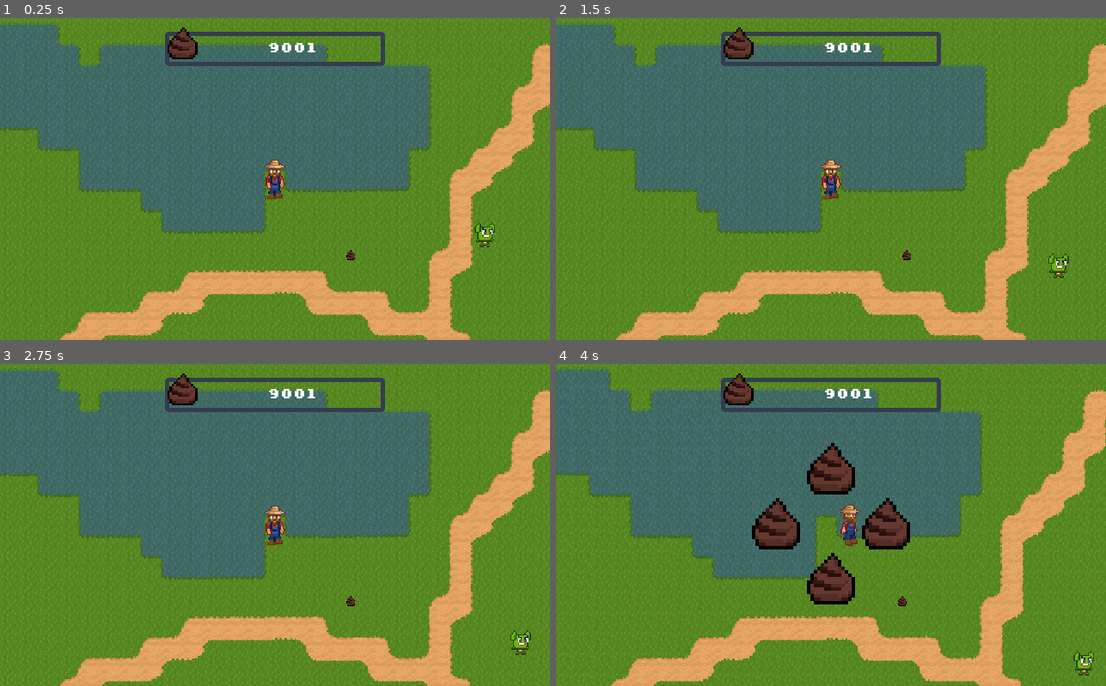
Above: before the commit, frames 1-4 (two rows, left to right).
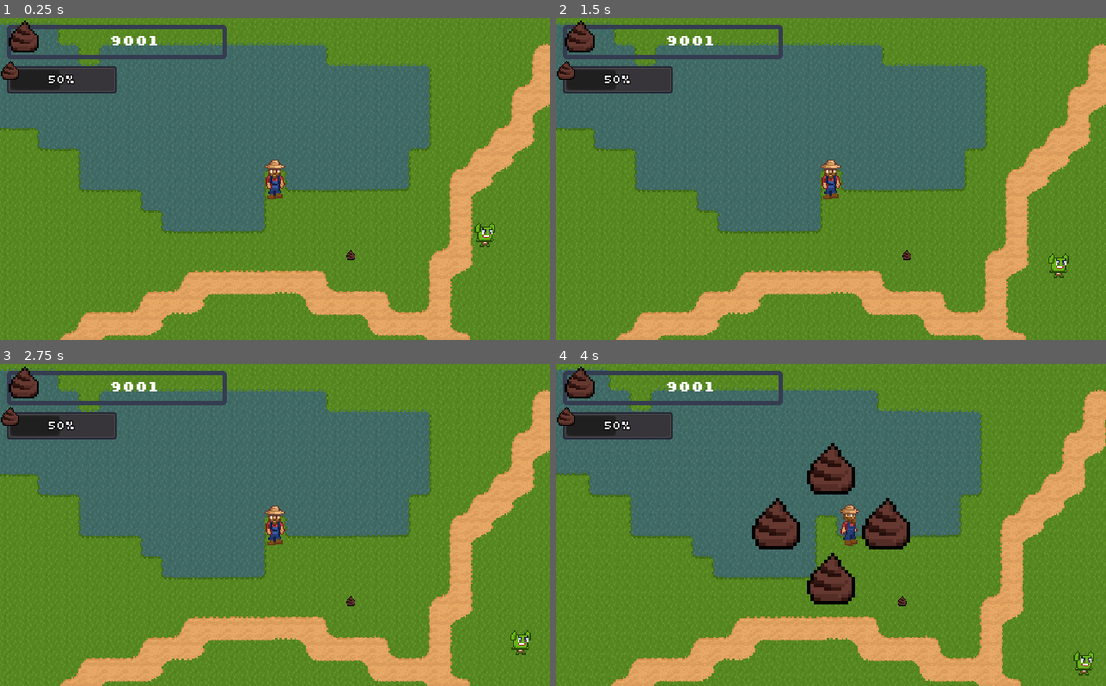
Above: after the commit, the same moments.

Repository: astro-panda/poo-farmer
Game: Godot game, scene res://Scenes/Main.tscn
Two runs of this game, one before a commit and one after it. Both use one fixed random seed, a clock stepped at 60 frames per second and the inputs below. The engine's default icon, where the game draws it, is replaced by a stand-in: a white triangle on a blue panel in a dark square.
Inputs (mouse positions are in pixels of both pictures, inside the frame that each line leads up to):
- Up to frame 1 (0.25 s): no input
- Up to frame 2 (1.5 s): click (831, 182) at 0.5 s; click (831, 182) at 1.25 s
- Up to frame 3 (2.75 s): click (275, 528) at 2 s
- Up to frame 4 (4 s): click (831, 528) at 2.75 s; tap Enter at 3.5 s; move the mouse to (952, 508) at 3.52 s; hold Right (move_right) from 3.53 s (still down); hold R (open_arsenal) from 3.53 s (still down); click (952, 508) at 3.67 s

The runs differ from the first frame. In frame 1, 5.0% of the frame differs, in the area x 0-70%, y 0-24%; in frame 2, 5.0%; in frame 3, 5.0%; in frame 4, 5.0%.

Commit message:
Wired up player poo pickup to ui; Moved ui scripts

Diff:
--- a/poofarmer/Scenes/Player.tscn
+++ b/poofarmer/Scenes/Player.tscn
@@ -7,66 +7,82 @@
 extents = Vector2( 12, 23.5 )
 
 [sub_resource type="AtlasTexture" id=3]
+flags = 4
 atlas = ExtResource( 2 )
 region = Rect2( 0, 0, 16, 32 )
 
 [sub_resource type="AtlasTexture" id=4]
+flags = 4
 atlas = ExtResource( 2 )
 region = Rect2( 16, 0, 16, 32 )
 
 [sub_resource type="AtlasTexture" id=5]
+flags = 4
 atlas = ExtResource( 2 )
 region = Rect2( 32, 0, 16, 32 )
 
 [sub_resource type="AtlasTexture" id=6]
+flags = 4
 atlas = ExtResource( 2 )
 region = Rect2( 48, 0, 16, 32 )
 
 [sub_resource type="AtlasTexture" id=7]
+flags = 4
 atlas = ExtResource( 2 )
 region = Rect2( 0, 96, 16, 32 )
 
 [sub_resource type="AtlasTexture" id=8]
+flags = 4
 atlas = ExtResource( 2 )
 region = Rect2( 16, 96, 16, 32 )
 
 [sub_resource type="AtlasTexture" id=9]
+flags = 4
 atlas = ExtResource( 2 )
 region = Rect2( 32, 96, 16, 32 )
 
 [sub_resource type="AtlasTexture" id=10]
+flags = 4
 atlas = ExtResource( 2 )
 region = Rect2( 48, 96, 16, 32 )
 
 [sub_resource type="AtlasTexture" id=11]
+flags = 4
 atlas = ExtResource( 2 )
 region = Rect2( 0, 32, 16, 32 )
 
 [sub_resource type="AtlasTexture" id=12]
+flags = 4
 atlas = ExtResource( 2 )
 region = Rect2( 16, 32, 16, 32 )
 
 [sub_resource type="AtlasTexture" id=13]
+flags = 4
 atlas = ExtResource( 2 )
 region = Rect2( 32, 32, 16, 32 )
 
 [sub_resource type="AtlasTexture" id=14]
+flags = 4
 atlas = ExtResource( 2 )
 region = Rect2( 48, 32, 16, 32 )
 
 [sub_resource type="AtlasTexture" id=15]
+flags = 4
 atlas = ExtResource( 2 )
 region = Rect2( 0, 64, 16, 32 )
 
 [sub_resource type="AtlasTexture" id=16]
+flags = 4
 atlas = ExtResource( 2 )
 region = Rect2( 16, 64, 16, 32 )
 
 [sub_resource type="AtlasTexture" id=17]
+flags = 4
 atlas = ExtResource( 2 )
 region = Rect2( 32, 64, 16, 32 )
 
 [sub_resource type="AtlasTexture" id=18]
+flags = 4
 atlas = ExtResource( 2 )
 region = Rect2( 48, 64, 16, 32 )
 
--- a/poofarmer/Scenes/UI/Hud.tscn
+++ b/poofarmer/Scenes/UI/Hud.tscn
@@ -1,14 +1,23 @@
-[gd_scene load_steps=10 format=2]
+[gd_scene load_steps=13 format=2]
 
 [ext_resource path="res://Themes/UI Theme.tres" type="Theme" id=1]
 [ext_resource path="res://Fonts/Silkscreen/slkscrb.ttf" type="DynamicFontData" id=2]
 [ext_resource path="res://icon.png" type="Texture" id=3]
 [ext_resource path="res://Images/Crap-export.png" type="Texture" id=4]
-[ext_resource path="res://Scripts/Hud.gd" type="Script" id=5]
+[ext_resource path="res://Scripts/UI/Hud.gd" type="Script" id=5]
+[ext_resource path="res://Scripts/UI/PocketCountContainer.gd" type="Script" id=6]
+[ext_resource path="res://Fonts/Silkscreen/slkscre.ttf" type="DynamicFontData" id=7]
 
 [sub_resource type="DynamicFont" id=1]
 size = 18
 font_data = ExtResource( 2 )
+
+[sub_resource type="DynamicFont" id=6]
+size = 15
+outline_size = 1
+outline_color = Color( 0, 0, 0, 1 )
+extra_spacing_char = -3
+font_data = ExtResource( 7 )
 
 [sub_resource type="Animation" id=5]
 length = 0.001
@@ -64,13 +73,11 @@
 
 [node name="CanvasLayer" type="CanvasLayer" parent="."]
 
-[node name="CrudCreditContainer" type="NinePatchRect" parent="CanvasLayer"]
-anchor_left = 0.5
-anchor_right = 0.5
-margin_left = -128.0
-margin_top = 16.0
-margin_right = 128.0
-margin_bottom = 56.0
+[node name="SiloCountContainer" type="NinePatchRect" parent="CanvasLayer"]
+margin_left = 8.0
+margin_top = 8.0
+margin_right = 264.0
+margin_bottom = 48.0
 grow_horizontal = 2
 size_flags_horizontal = 3
 texture = ExtResource( 3 )
@@ -80,7 +87,7 @@
 patch_margin_right = 8
 patch_margin_bottom = 8
 
-[node name="CrudIcon" type="TextureRect" parent="CanvasLayer/CrudCreditContainer"]
+[node name="SiloCrudIcon" type="TextureRect" parent="CanvasLayer/SiloCountContainer"]
 margin_top = -8.0
 margin_right = 40.0
 margin_bottom = 32.0
@@ -88,7 +95,7 @@
 expand = true
 stretch_mode = 1
 
-[node name="CrudPoints" type="Label" parent="CanvasLayer/CrudCreditContainer"]
+[node name="SiloCrudPoints" type="Label" parent="CanvasLayer/SiloCountContainer"]
 anchor_left = 0.187
 anchor_top = 0.5
 anchor_right = 0.187
@@ -102,6 +109,43 @@
 text = "9001"
 align = 1
 valign = 1
+
+[node name="PocketCountContainer" type="NinePatchRect" parent="CanvasLayer"]
+anchor_left = 0.012
+anchor_top = 0.128
+anchor_right = 0.012
+anchor_bottom = 0.128
+margin_left = 0.32
+margin_top = 8.0
+margin_right = 128.32
+margin_bottom = 40.0
+grow_horizontal = 2
+size_flags_horizontal = 3
+texture = ExtResource( 3 )
+draw_center = false
+patch_margin_left = 8
+patch_margin_top = 8
+patch_margin_right = 8
+patch_margin_bottom = 8
+script = ExtResource( 6 )
+
+[node name="PocketCrudProgressBar" type="ProgressBar" parent="CanvasLayer/PocketCountContainer"]
+margin_right = 128.0
+margin_bottom = 32.0
+theme = ExtResource( 1 )
+custom_fonts/font = SubResource( 6 )
+max_value = 10.0
+step = 1.0
+value = 5.0
+
+[node name="PocketCrudIcon" type="TextureRect" parent="CanvasLayer/PocketCountContainer"]
+margin_left = -8.0
+margin_top = -8.0
+margin_right = 16.0
+margin_bottom = 16.0
+texture = ExtResource( 4 )
+expand = true
+stretch_mode = 1
 
 [node name="Arsenal Wheel" type="Control" parent="CanvasLayer"]
 anchor_left = 0.5
@@ -144,6 +188,7 @@
 texture_pressed = ExtResource( 3 )
 
 [node name="AnimationPlayer" type="AnimationPlayer" parent="CanvasLayer/Arsenal Wheel"]
+pause_mode = 2
 anims/RESET = SubResource( 5 )
 anims/arsenal_close = SubResource( 3 )
 anims/arsenal_open = SubResource( 4 )
--- a/poofarmer/Scripts/Player.gd
+++ b/poofarmer/Scripts/Player.gd
@@ -2,6 +2,7 @@
 class_name Player
 
 signal playerFire(playerPosition, fireAngle)
+signal playerSendCurrentHoldAmount(currentHoldAmount)
 
 # Declare member variables here. Examples:
 export var speed = 300
@@ -59,6 +60,7 @@
 		var pooToAdd = clamp(poo.pooValue, 0, holdCapacity - currentHoldAmount)
 		currentHoldAmount += pooToAdd
 		totalPooAmount += pooToAdd
+		emit_signal("playerSendCurrentHoldAmount", currentHoldAmount)
 		if(pooToAdd != poo.pooValue):
 			poo.pooValue -= pooToAdd
 		else:
--- /dev/null
+++ b/poofarmer/Scripts/UI/PocketCountContainer.gd
@@ -0,0 +1,11 @@
+extends NinePatchRect
+
+onready var pocket_crud_progress = get_node("PocketCrudProgressBar")
+onready var player = get_tree().get_nodes_in_group("player")[0]
+
+func _ready():
+	pocket_crud_progress.max_value = player.holdCapacity
+	player.connect("playerSendCurrentHoldAmount", self, "_on_player_hold_amount_changed")
+
+func _on_player_hold_amount_changed(var holdAmount):
+	pocket_crud_progress.value = holdAmount
Renamed: poofarmer/Scripts/Hud.gd -> poofarmer/Scripts/UI/Hud.gd
